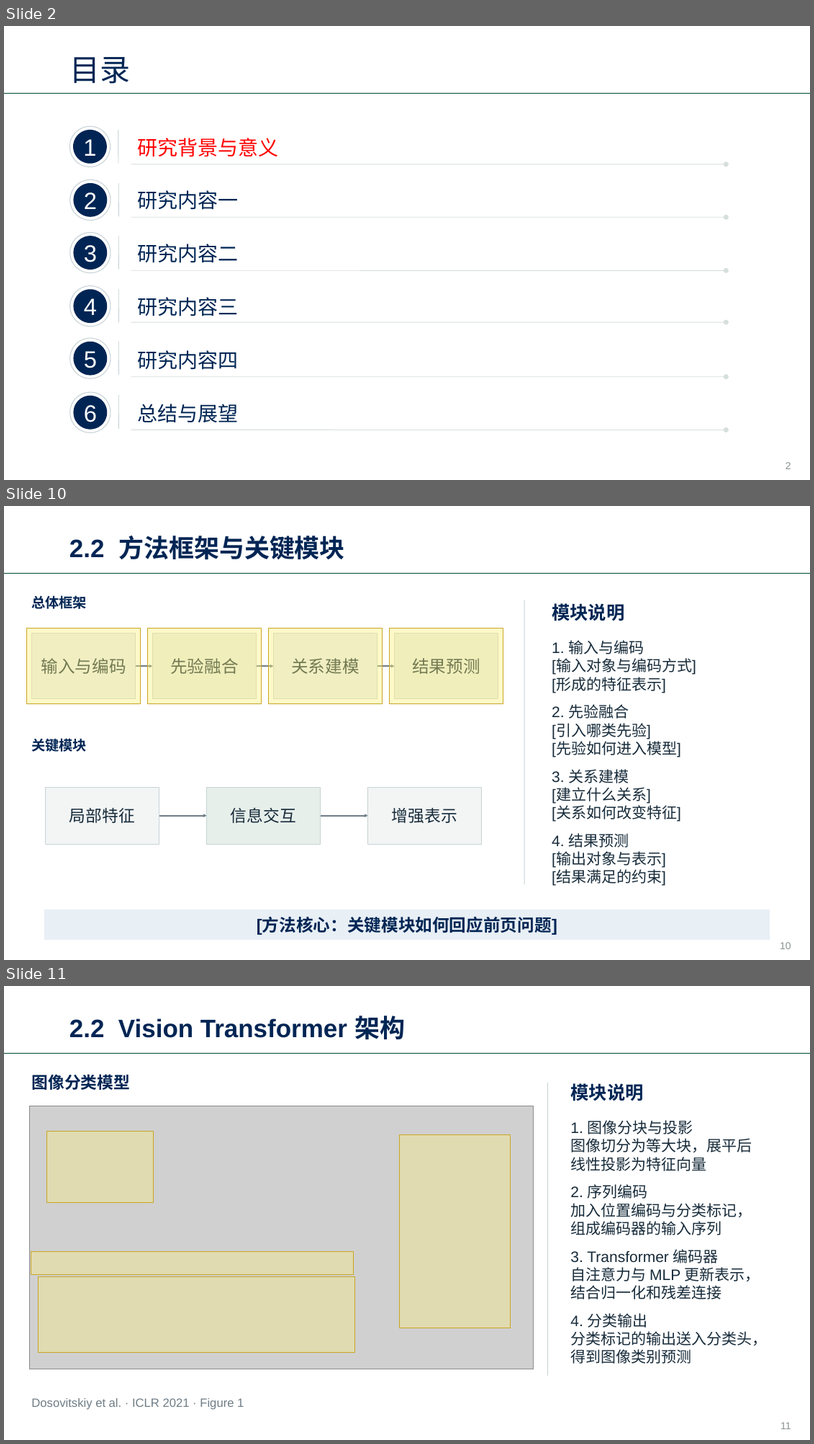
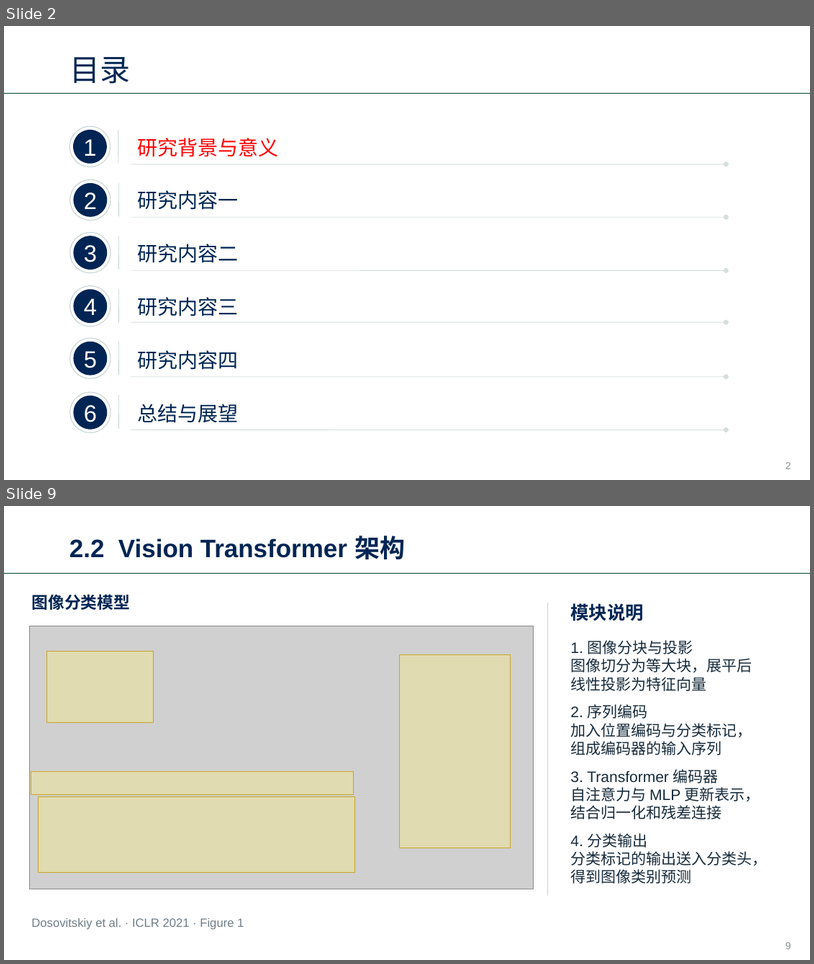
Before and after one commit to haodijia/whu-ppt-skill, a slide deck: assets/whu-template.pptx. Shown one above the other, each under a label of ours: slides 2, 10 and 11 before the commit, slides 2 and 9 after it; the slides between them are not shown. The pictures are 814x1444 and 814x964 pixels, drawn with LibreOffice and Linux fonts; fonts in the diff are those of the drawing; grey boxes stand for pictures; background and template pictures are left out. Boxes give left, top, right and bottom in pixels: in the first picture for what was removed or moved away, otherwise in the second. Text is boxed around its words. In the diff, an @@ line names an element or a change of style, - is before the commit and + after.

```diff
--- a/assets/whu-template.pptx
+++ b/assets/whu-template.pptx
@@ slide 10 removed at box(4, 506, 810, 960), background #FFFFFF; not listed: 1 template element that a slide beside it also shows @@
@@ text removed at box(70, 536, 345, 560) @@
-2.2 方法框架与关键模块
@@ text removed at box(31, 595, 87, 609) @@
-总体框架
@@ rectangle removed at box(525, 600, 525, 601) @@
@@ rectangle removed at box(525, 600, 525, 884) @@
@@ text removed at box(552, 603, 625, 621) @@
-模块说明
@@ rectangle removed at box(27, 628, 142, 704) @@
@@ rectangle removed at box(32, 633, 136, 698) @@
-输入与编码
@@ rectangle removed at box(148, 628, 262, 704) @@
@@ rectangle removed at box(153, 633, 257, 698) @@
-先验融合
@@ rectangle removed at box(269, 628, 383, 704) @@
@@ rectangle removed at box(274, 633, 378, 698) @@
-关系建模
@@ rectangle removed at box(390, 628, 504, 704) @@
@@ rectangle removed at box(395, 633, 499, 698) @@
-结果预测
@@ text removed at box(552, 640, 697, 692) @@
-1. 输入与编码
-[输入对象与编码方式]
-[形成的特征表示]
@@ arrow removed from (136, 667) to (153, 667) @@
@@ arrow removed from (257, 667) to (274, 667) @@
@@ arrow removed from (378, 667) to (395, 667) @@
@@ text removed at box(552, 704, 682, 757) @@
-2. 先验融合
-[引入哪类先验]
-[先验如何进入模型]
@@ text removed at box(31, 738, 87, 752) @@
-关键模块
@@ text removed at box(552, 769, 682, 821) @@
-3. 关系建模
-[建立什么关系]
-[关系如何改变特征]
@@ rectangle removed at box(46, 788, 160, 844) @@
-局部特征
@@ rectangle removed at box(206, 788, 320, 844) @@
-信息交互
@@ rectangle removed at box(368, 788, 482, 844) @@
-增强表示
@@ arrow removed from (159, 815) to (206, 815) @@
@@ arrow removed from (320, 815) to (368, 815) @@
@@ text removed at box(552, 833, 666, 885) @@
-4. 结果预测
-[输出对象与表示]
-[结果满足的约束]
@@ rectangle removed at box(44, 909, 771, 939) @@
-[方法核心：关键模块如何回应前页问题]
@@ page number removed at box(780, 942, 792, 949) @@
-10
@@ what was slide 11 is now slide 9 @@
@@ page number at box(786, 942, 792, 949): text changed @@
-11
+9
```
Also in this commit, not shown: 13 slides added, 14 other slides removed, 34 other files.
